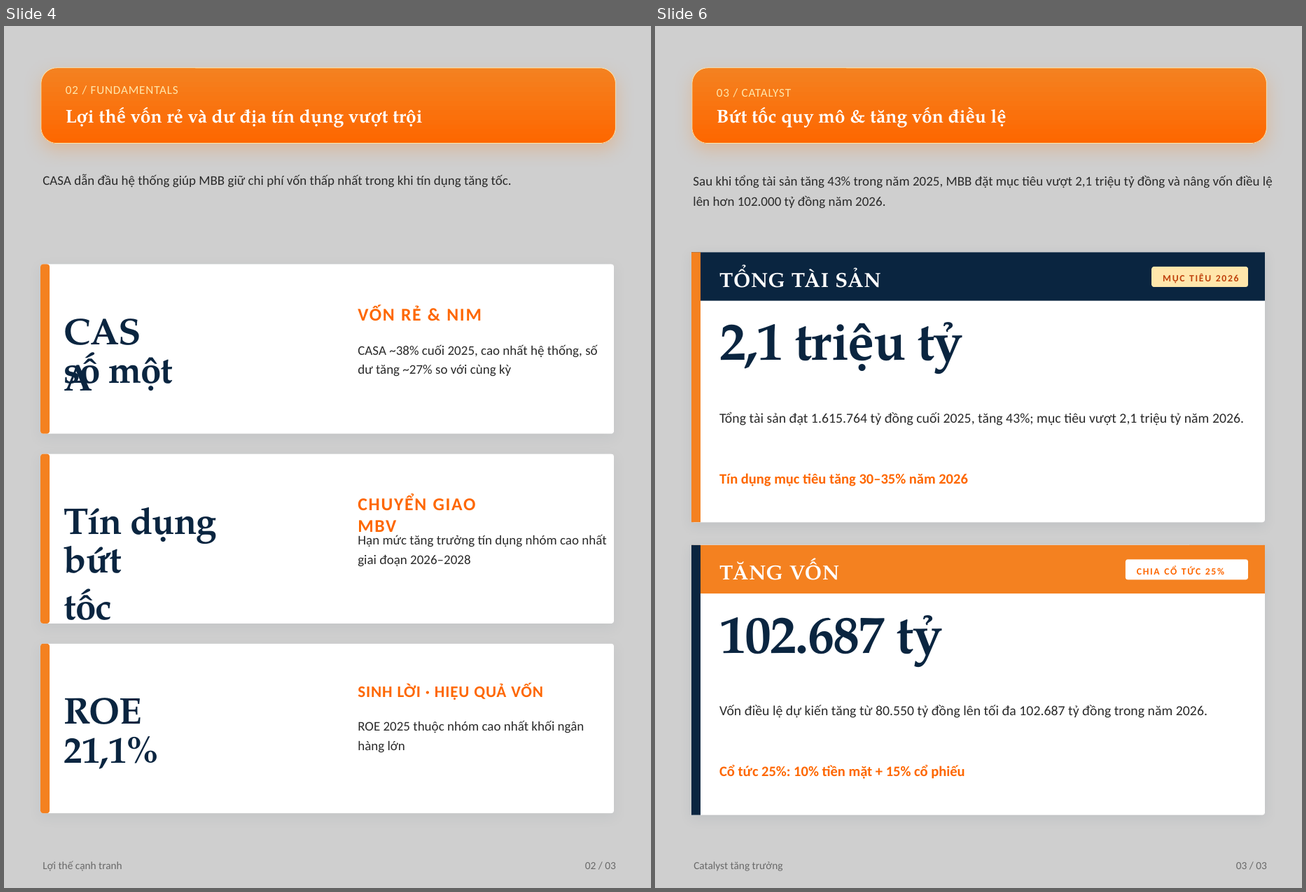
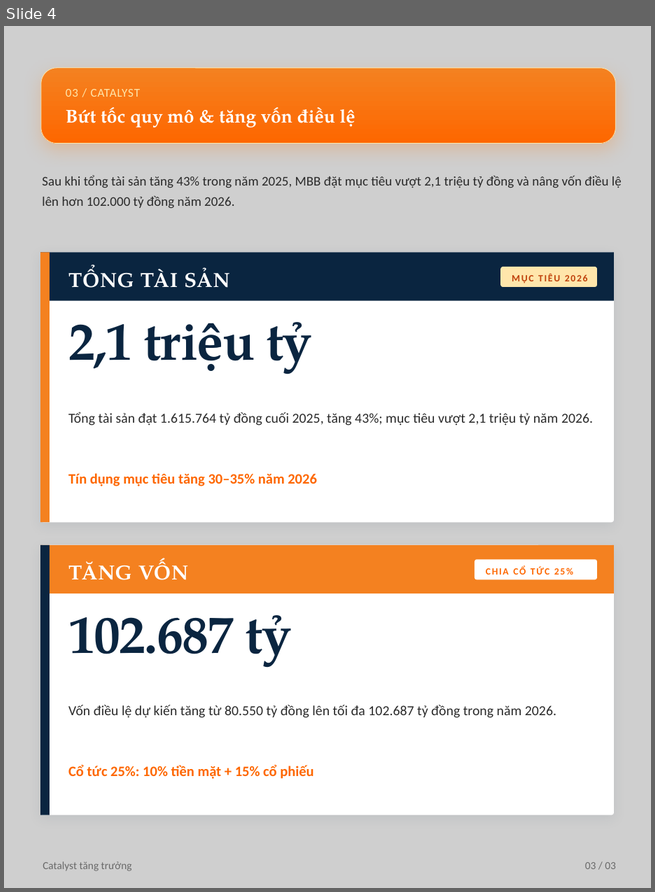
Before and after one commit to datquanton/verbose-guide, a slide deck: hotstock-mbb/Ngan_hang_MBB_Hotstock.pptx. Shown side by side, each under a label of ours: slides 4 and 6 before the commit, slide 4 after it; the slides between them are not shown. The pictures are 1306x892 and 655x892 pixels, drawn with LibreOffice and Linux fonts; fonts in the diff are those of the drawing; background and template pictures are left out. Boxes give left, top, right and bottom in pixels: in the first picture for what was removed or moved away, otherwise in the second. Text is boxed around its words. In the diff, an @@ line names an element or a change of style, - is before the commit and + after.

```diff
--- a/hotstock-mbb/Ngan_hang_MBB_Hotstock.pptx
+++ b/hotstock-mbb/Ngan_hang_MBB_Hotstock.pptx
@@ slide 4 removed at (4,26,651,888), background picture (left out) @@
@@ rounded rectangle removed at (41,68,616,144) @@
@@ text removed at (66,86,178,94) @@
-02 / FUNDAMENTALS
@@ text removed at (66,107,423,128) @@
-Lợi thế vốn rẻ và dư địa tín dụng vượt trội
@@ text removed at (42,174,511,187) @@
-CASA dẫn đầu hệ thống giúp MBB giữ chi phí vốn thấp nhất trong khi tín dụng tăng tốc.
@@ rounded rectangle removed at (41,265,614,434) @@
@@ rounded rectangle removed at (41,265,50,434) @@
@@ text removed at (63,305,163,356) @@
-CASA
@@ text removed at (358,306,481,321) @@
-VỐN RẺ & NIM
@@ text removed at (64,344,173,391) @@
-số một
@@ text removed at (358,344,597,377) @@
-CASA ~38% cuối 2025, cao nhất hệ thống, số dư tăng ~27% so với cùng kỳ
@@ rounded rectangle removed at (41,454,614,624) @@
@@ rounded rectangle removed at (41,454,50,624) @@
@@ text removed at (64,508,217,548) @@
-Tín dụng
@@ text removed at (358,496,476,532) @@
-CHUYỂN GIAO MBV
@@ text removed at (64,546,122,634) @@
-bứt tốc
@@ text removed at (358,534,606,567) @@
-Hạn mức tăng trưởng tín dụng nhóm cao nhất giai đoạn 2026–2028
@@ rounded rectangle removed at (41,644,614,814) @@
@@ rounded rectangle removed at (41,644,50,814) @@
@@ text removed at (358,684,543,700) @@
-SINH LỜI · HIỆU QUẢ VỐN
@@ text removed at (64,698,142,725) @@
-ROE
@@ text removed at (64,724,159,769) @@
-21,1%
@@ text removed at (358,720,584,753) @@
-ROE 2025 thuộc nhóm cao nhất khối ngân hàng lớn
@@ text removed at (42,861,122,872) @@
-Lợi thế cạnh tranh
@@ text removed at (585,862,616,870) @@
-02 / 03
@@ what was slide 6 is now slide 4 @@
```
Also in this commit, not shown: 3 slides changed, 1 other slide removed, 2 other files.
